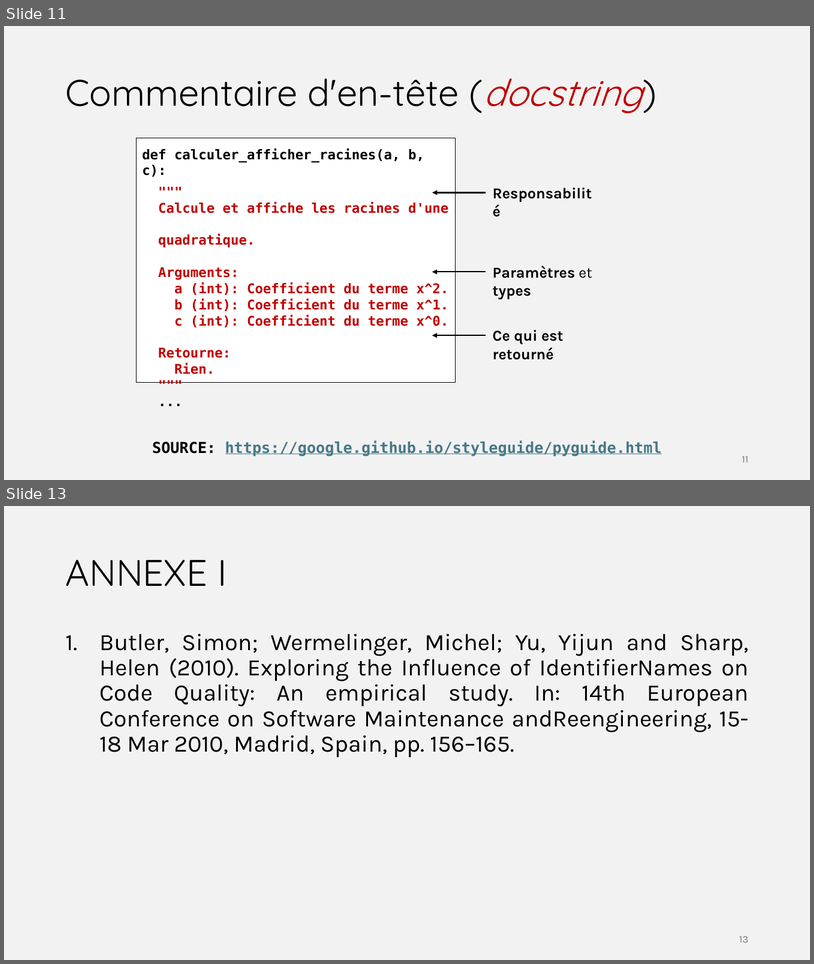
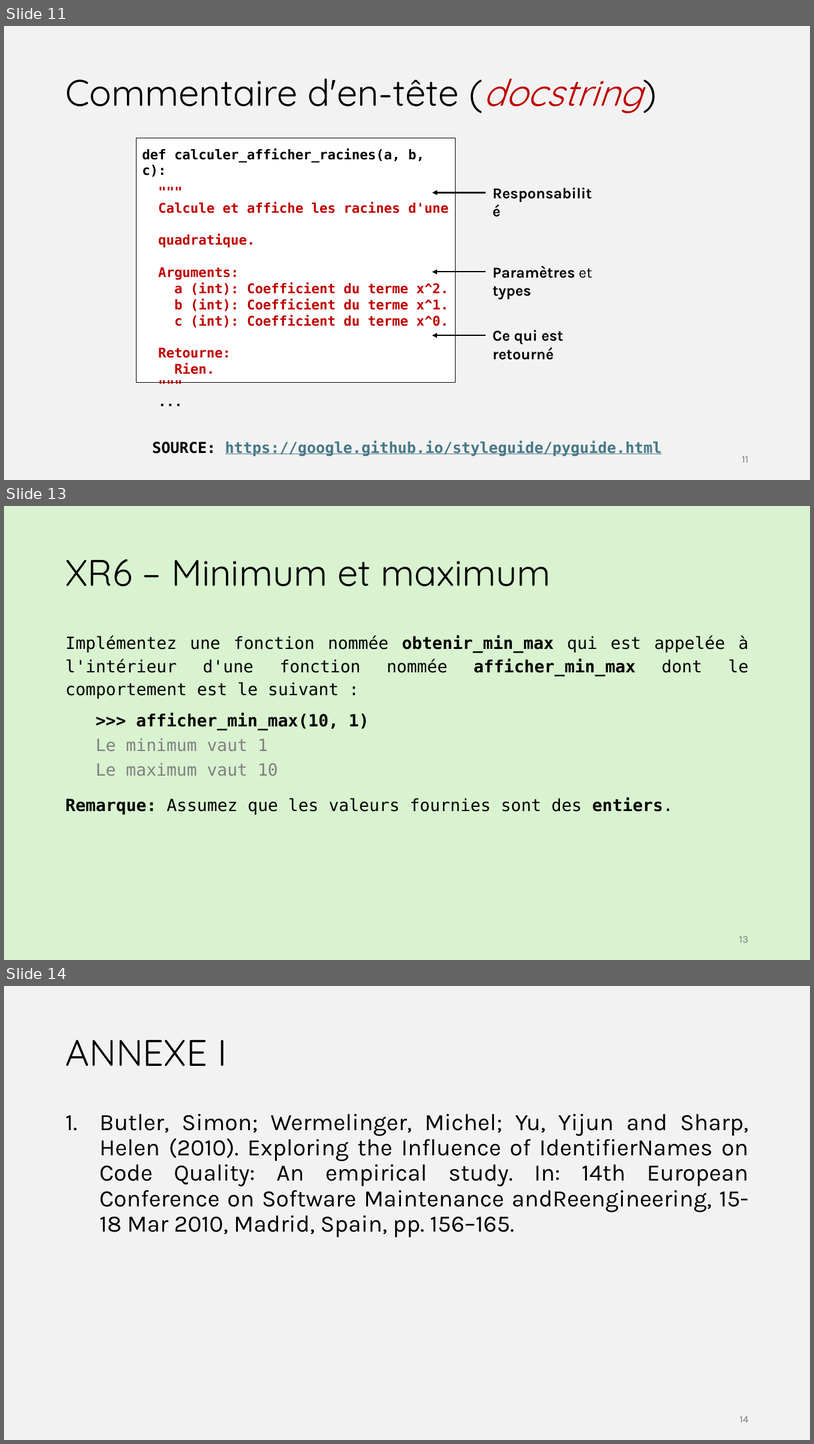
Before and after one commit to iannickgagnon/sagedays_iannick_2026, a slide deck: python_1/presentation_python_1.pptx. Shown one above the other, each under a label of ours: slides 11 and 13 before the commit, slides 11, 13 and 14 after it; the slides between them are not shown. The pictures are 814x964 and 814x1444 pixels, drawn with LibreOffice and Linux fonts; fonts in the diff are those of the drawing. Boxes give left, top, right and bottom in pixels: in the first picture for what was removed or moved away, otherwise in the second. Text is boxed around its words. In the diff, an @@ line names an element or a change of style, - is before the commit and + after.

```diff
--- a/python_1/presentation_python_1.pptx
+++ b/python_1/presentation_python_1.pptx
@@ slide 13 added at (4, 506, 810, 960), background #D9F2D0 @@
@@ title added at (65, 559, 551, 586), 44 pt, text #000000 @@
+XR6 – Minimum et maximum
@@ text added at (65, 636, 749, 814), 20 pt, text #000000 @@
+Implémentez une fonction nommée obtenir_min_max qui est appelée à l'intérieur d'une fonction nommée afficher_min_max dont le comportement est le suivant :
+  >>> afficher_min_max(10, 1)
+  Le minimum vaut 1
+  Le maximum vaut 10
+Remarque: Assumez que les valeurs fournies sont des entiers.
@@ page number added at (740, 936, 749, 942), 12 pt, text #797979 @@
+13
@@ what was slide 13 is now slide 14 @@
@@ page number at (740, 1416, 749, 1422): text changed @@
-13
+14
```
Also in this commit, not shown: 4 slides changed.
